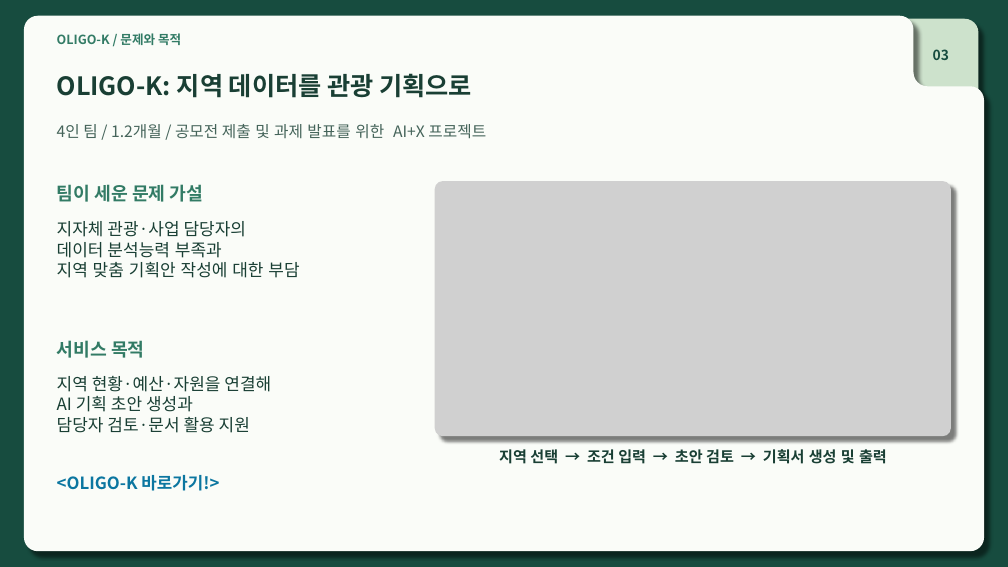
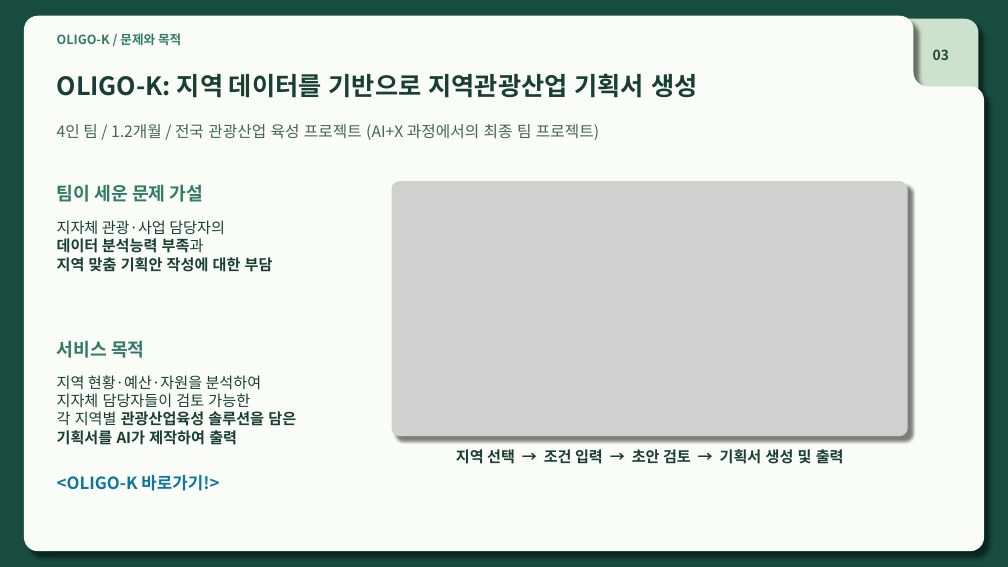
Before and after one commit to Jack-the-Ace/remind, a slide deck: slide 3 of 참고자료/취뽀/포트폴리오_변재근_v3.0.pptx. Drawn at 1008x567 pixels with LibreOffice and Linux fonts; fonts in the diff are those of the drawing; grey boxes stand for pictures. Boxes give left, top, right and bottom in pixels: in the first picture for what was removed or moved away, otherwise in the second. Text is boxed around its words. In the diff, an @@ line names an element or a change of style, - is before the commit and + after.

Commit message:
RedBox기획서 검토 후 제출하기

```diff
--- a/참고자료/취뽀/포트폴리오_변재근_v3.0.pptx
+++ b/참고자료/취뽀/포트폴리오_변재근_v3.0.pptx
@@ text at [57,73,697,98]: text changed @@
-OLIGO-K: 지역 데이터를 관광 기획으로
+OLIGO-K: 지역 데이터를 기반으로 지역관광산업 기획서 생성
@@ text at [57,124,599,140]: text changed @@
-4인 팀 / 1.2개월 / 공모전 제출 및 과제 발표를 위한 AI+X 프로젝트
+4인 팀 / 1.2개월 / 전국 관광산업 육성 프로젝트 (AI+X 과정에서의 최종 팀 프로젝트)
@@ picture: place and size @@
-picture at [435,181,951,436]
+picture at [391,181,907,436]
@@ text "지자체 관광·사업 담당자의" at [57,220,273,272]: size 20.2 to 18 pt; bold on in "데이터 분석능력 부족과", "지역 맞춤 기획안 작성에 대한 부담" @@
@@ text at [57,375,296,445]: text changed; size 20.2 to 18 pt @@
-지역 현황·예산·자원을 연결해
-AI 기획 초안 생성과
-담당자 검토·문서 활용 지원
+지역 현황·예산·자원을 분석하여
+지자체 담당자들이 검토 가능한
+각 지역별 관광산업육성 솔루션을 담은
+기획서를 AI가 제작하여 출력
@@ text "지역 선택 → 조건 입력 ...": place and size @@
-text "지역 선택 → 조건 입력 ..." at [499,449,887,464]
+text "지역 선택 → 조건 입력 ..." at [456,449,844,464]
```
Also in this commit, not shown: 10 other slides changed, 29 other files.
